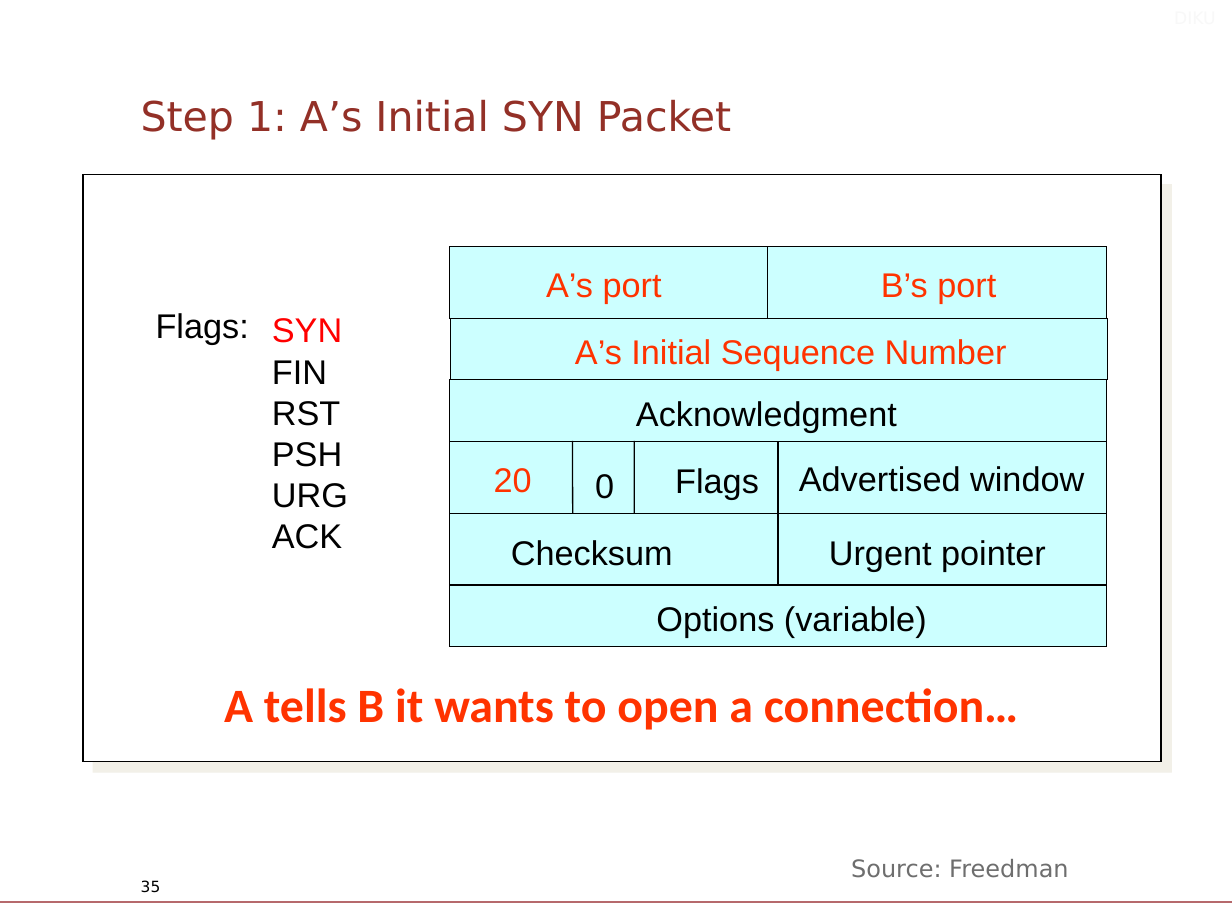
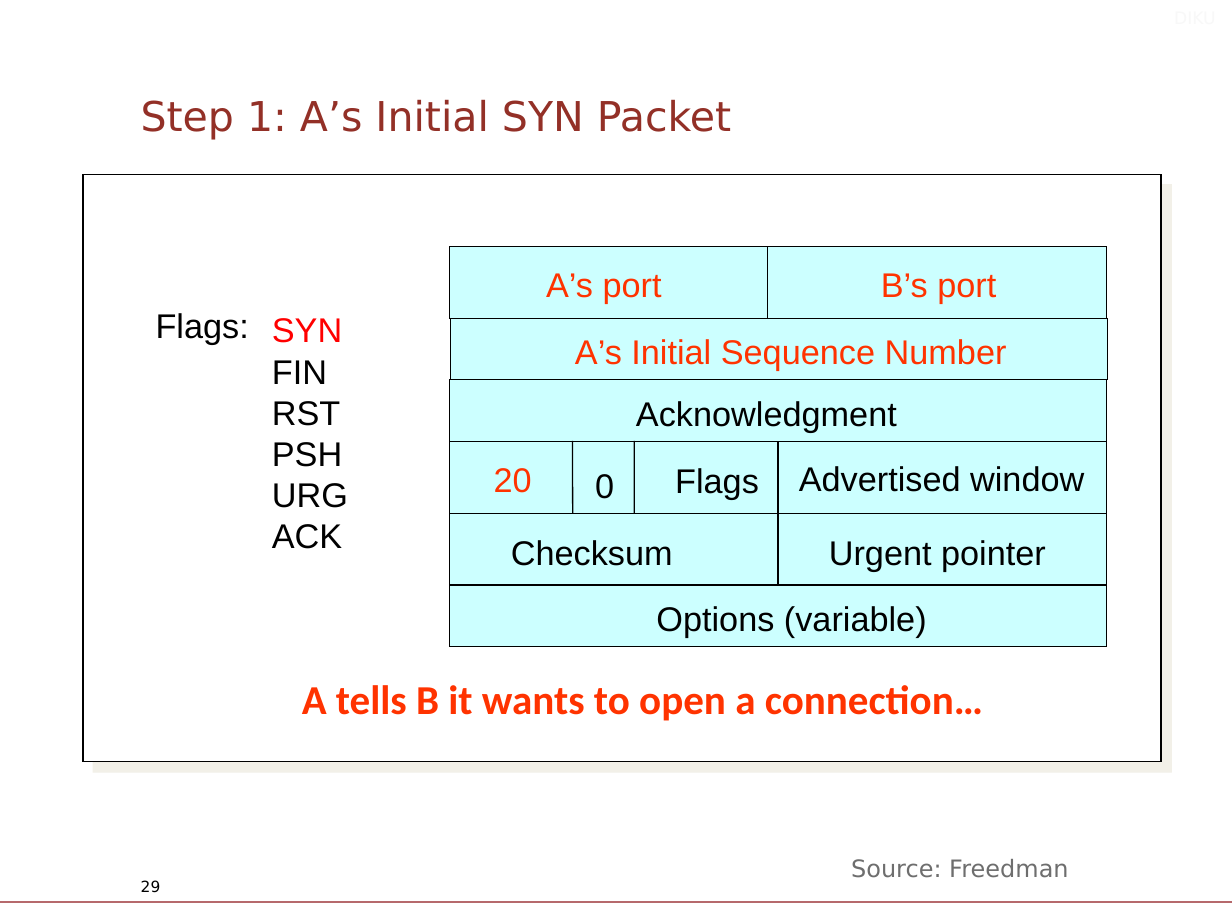
Before and after one commit to Legenden84/compSys-e2022-pub_fork, a slide deck: slide 29 of lectures/221109_tcp_and_reliable_communication/slides.odp (slide 35 before the commit). Drawn at 1232x924 pixels with LibreOffice and Linux fonts; fonts in the diff are those of the drawing; background and template pictures are left out. Boxes give left, top, right and bottom in pixels: in the first picture for what was removed or moved away, otherwise in the second. Text is boxed around its words. In the diff, an @@ line names an element or a change of style, - is before the commit and + after.

```diff
--- a/lectures/221109_tcp_and_reliable_communication/slides.odp
+++ b/lectures/221109_tcp_and_reliable_communication/slides.odp
@@ text "A tells B it wants ...": place and size @@
-text "A tells B it wants ..." at [224, 688, 1018, 730]
+text "A tells B it wants ..." at [302, 685, 983, 721]
@@ text "A tells B it wants ..." at [302, 685, 983, 721]: size 28 to 24 pt @@
@@ page number at [141, 880, 161, 893]: text changed @@
-35
+29
```
Also in this commit, not shown: 8 other slides changed, 6 slides removed, 1 other file.
